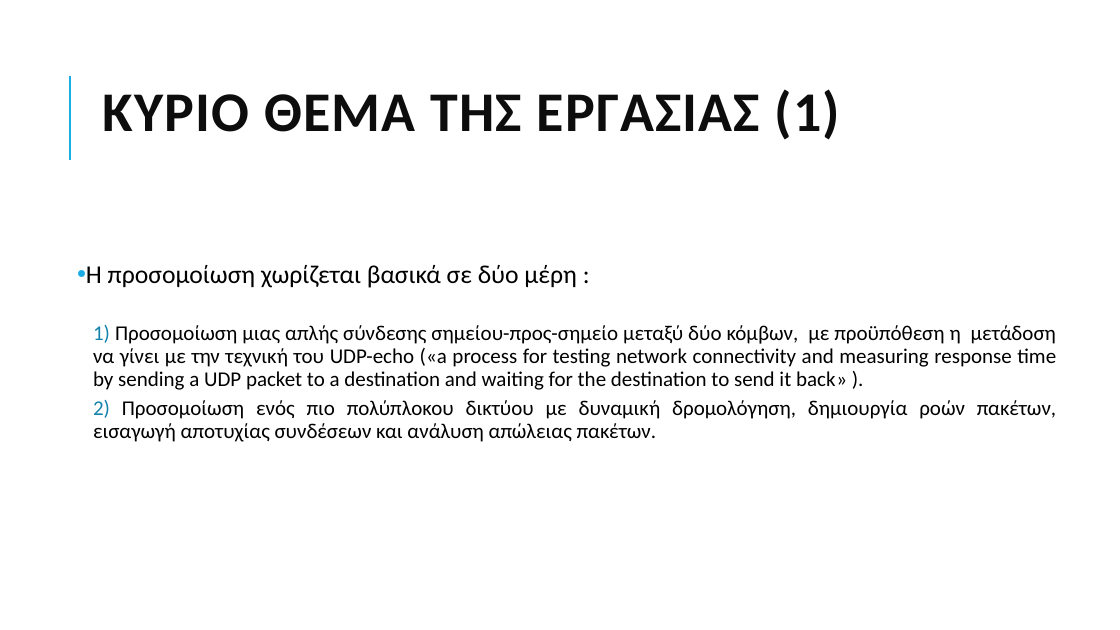
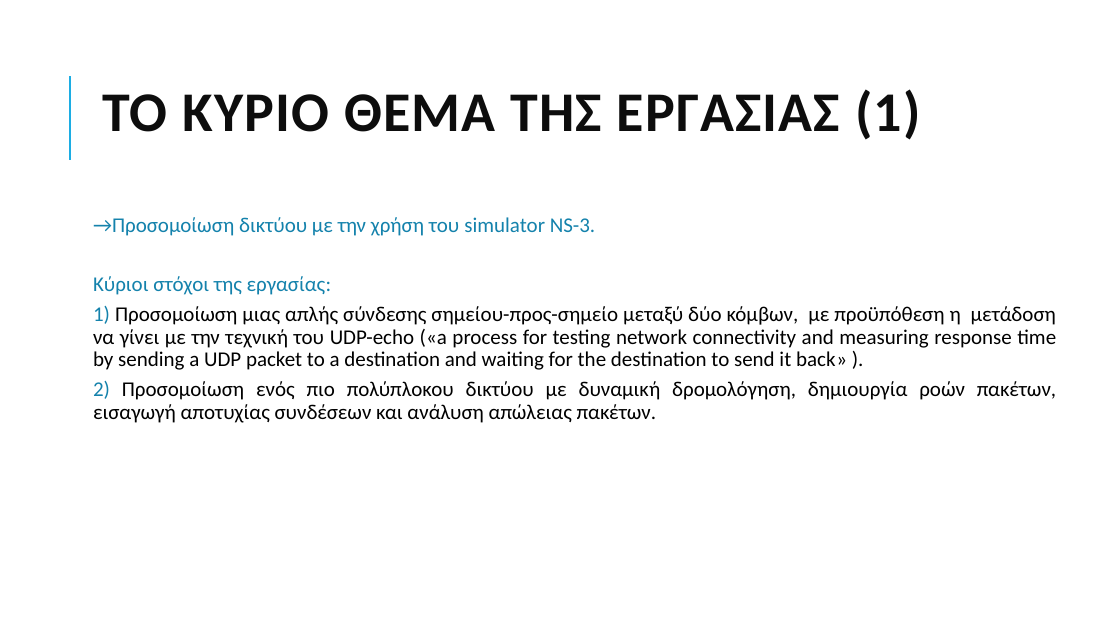
Before and after one commit to grgmyl/Ns3Project, a slide deck: slide 2 of Presentations/Ns-3_presentation_F.pptx. Drawn at 1120x630 pixels with LibreOffice and Linux fonts; fonts in the diff are those of the drawing. Boxes give left, top, right and bottom in pixels: in the first picture for what was removed or moved away, otherwise in the second. Text is boxed around its words. In the diff, an @@ line names an element or a change of style, - is before the commit and + after.

```diff
--- a/Presentations/Ns-3_presentation_F.pptx
+++ b/Presentations/Ns-3_presentation_F.pptx
@@ title at (102, 89, 920, 140): text changed @@
-ΚΥΡΙΟ ΘΕΜΑ ΤΗΣ ΕΡΓΑΣΙΑΣ (1)
+ΤΟ ΚΥΡΙΟ ΘΕΜΑ ΤΗΣ ΕΡΓΑΣΙΑΣ (1)
@@ text at (93, 217, 595, 295): text changed; size 22 to 18 pt; text colour #000000 to #1482AC @@
-• H προσομοίωση χωρίζεται βασικά σε δύο μέρη :
+  →Προσομοίωση δικτύου με την χρήση του simulator NS-3.
+  Κύριοι στόχοι της εργασίας:
```
Also in this commit, not shown: 8 other slides changed, 1 slide removed.
